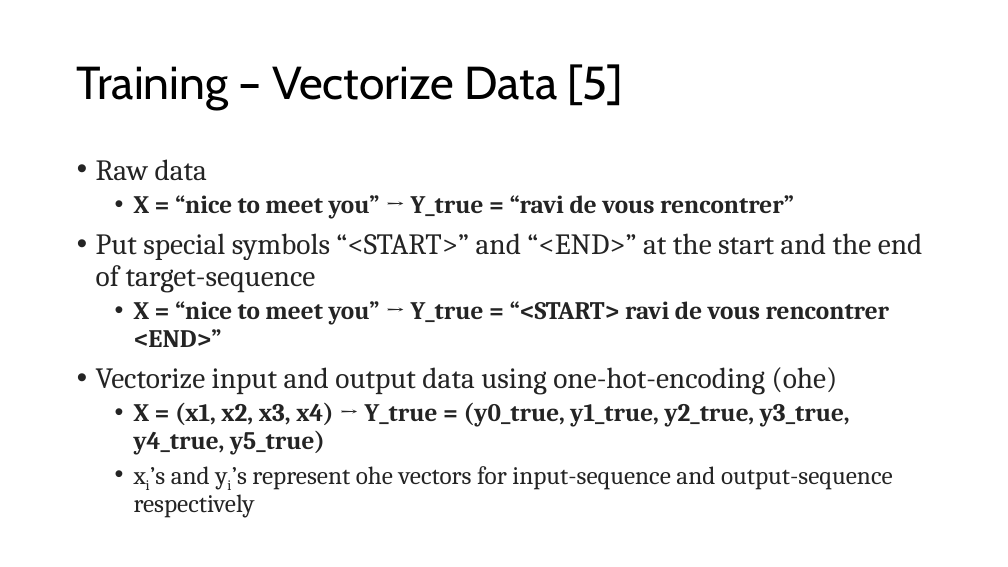
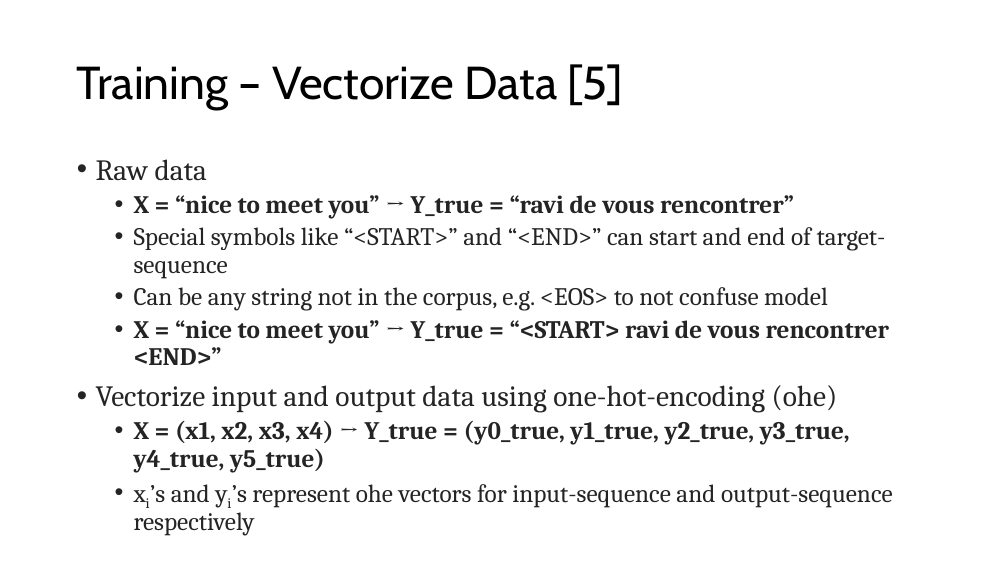
Before and after one commit to gvplacencia/nlp, a slide deck: slide 14 of Seq2Seq.pptx. Drawn at 1008x567 pixels with LibreOffice and Linux fonts; fonts in the diff are those of the drawing. Boxes give left, top, right and bottom in pixels: in the first picture for what was removed or moved away, otherwise in the second. Text is boxed around its words. In the diff, an @@ line names an element or a change of style, - is before the commit and + after.

```diff
--- a/Seq2Seq.pptx
+++ b/Seq2Seq.pptx
@@ text at [134,227,886,311]: text changed; size 28 to 24 pt @@
-• Put special symbols “<START>” and “<END>” at the start and the end of target-sequence
+  • Special symbols like “<START>” and “<END>” can start and end of target-sequence
+  • Can be any string not in the corpus, e.g. <EOS> to not confuse model
```
Also in this commit, not shown: 4 other slides changed, 8 slides added.
